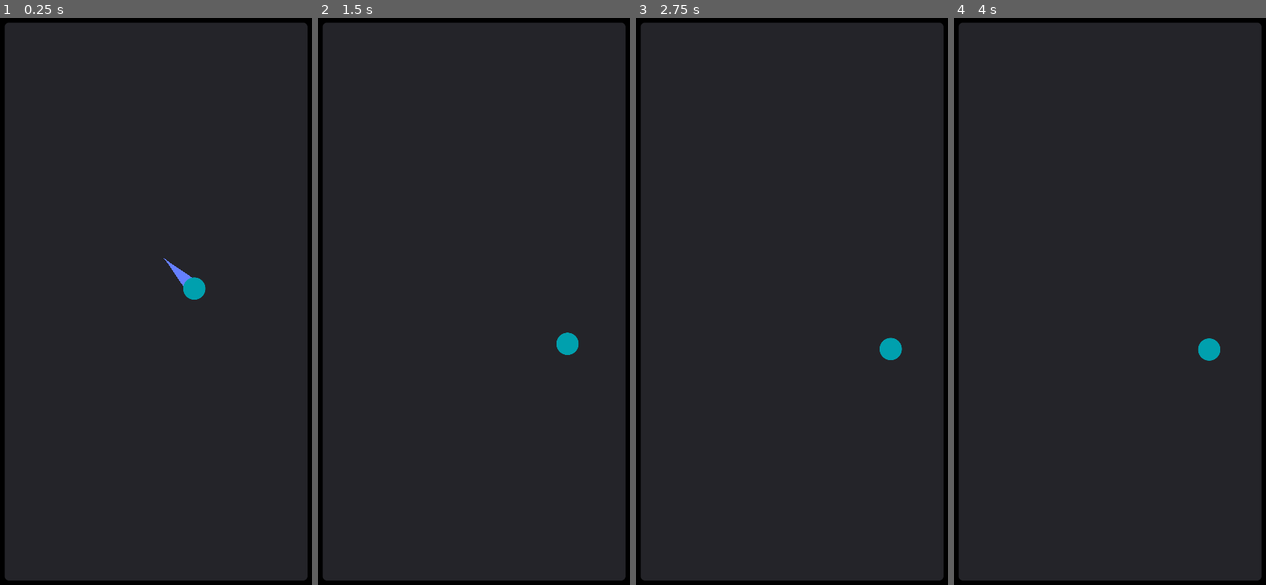
Above: before the commit, frames 1-4 (left to right).
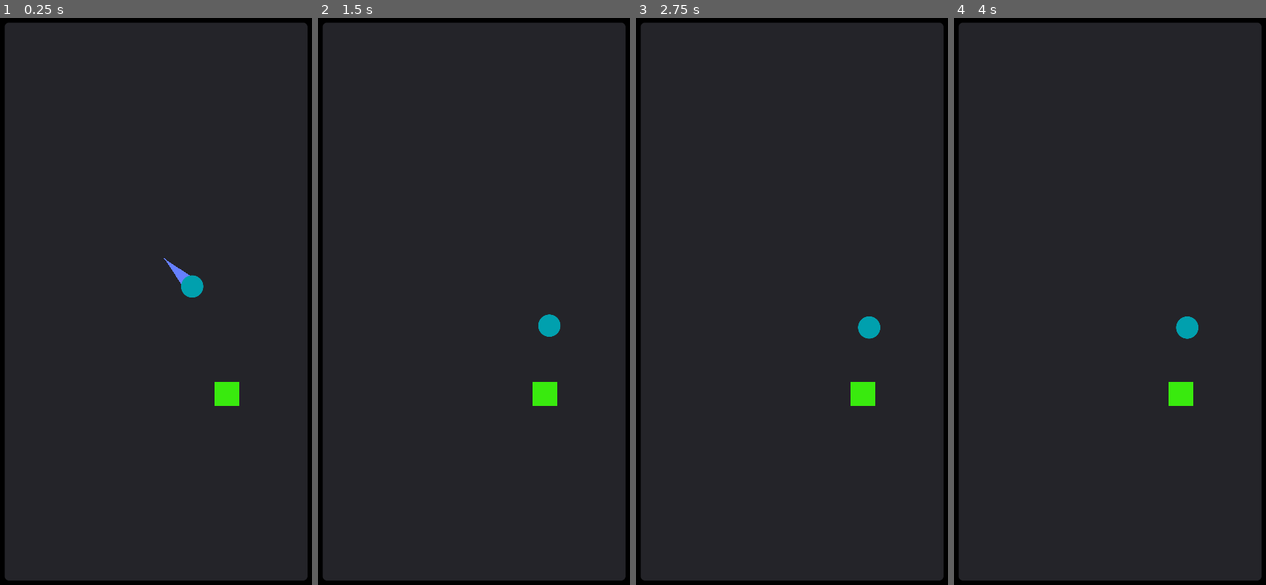
Above: after the commit, the same moments.

Repository: Ryan-Mirch/Dash-Madness
Game: Godot game, scene res://Game.tscn
Two runs of this game, one before a commit and one after it. Both use one fixed random seed, a clock stepped at 60 frames per second and the inputs below.
Inputs:
- Up to frame 1 (0.25 s): no input
- Up to frame 2 (1.5 s): no input
- Up to frame 3 (2.75 s): no input
- Up to frame 4 (4 s): tap Enter at 2.75 s; tap Space at 3.5 s

The runs differ from the first frame. In frame 1, 0.4% of the frame differs, in the area x 52-77%, y 42-69%; in frame 2, 0.8%; in frame 3, 0.8%, in the area x 68-86%, y 52-69%; in frame 4, 0.8%.

Commit message:
pickup can be picked up and respawns

Diff:
--- /dev/null
+++ b/Game Objects/Point Pickup.tscn
@@ -0,0 +1,43 @@
+[gd_scene load_steps=2 format=2]
+
+[sub_resource type="GDScript" id=1]
+script/source = "extends Area2D
+
+
+# Declare member variables here. Examples:
+# var a = 2
+# var b = \"text\"
+
+# Called when the node enters the scene tree for the first time.
+func _ready():
+	pass # Replace with function body.
+
+
+# Called every frame. 'delta' is the elapsed time since the previous frame.
+#func _process(delta):
+#	pass
+
+
+func _on_Point_Pickup_body_entered(body):
+	if body.name == \"Player\":
+		collected()
+
+
+func collected():
+	Data.PointPickupManager.spawn()
+	queue_free()
+"
+
+[node name="Point Pickup" type="Area2D"]
+scale = Vector2( 1.09211, 1.07362 )
+script = SubResource( 1 )
+
+[node name="Polygon2D" type="Polygon2D" parent="."]
+color = Color( 0.227451, 0.921569, 0.0588235, 1 )
+polygon = PoolVector2Array( 0, 0, 0, 50, 50, 50, 50, 0 )
+
+[node name="CollisionPolygon2D" type="CollisionPolygon2D" parent="."]
+position = Vector2( -5.70052, -5.86323 )
+scale = Vector2( 1.24982, 1.24982 )
+polygon = PoolVector2Array( 0, 0, 0, 50, 50, 50, 50, 0 )
+[connection signal="body_entered" from="." to="." method="_on_Point_Pickup_body_entered"]
--- a/Game.tscn
+++ b/Game.tscn
@@ -1,23 +1,67 @@
-[gd_scene load_steps=10 format=2]
+[gd_scene load_steps=14 format=2]
 
 [ext_resource path="res://images/background.png" type="Texture" id=1]
 [ext_resource path="res://images/Player.png" type="Texture" id=2]
 [ext_resource path="res://images/Arrow.png" type="Texture" id=3]
-
-[sub_resource type="RectangleShape2D" id=1]
-extents = Vector2( 26.1128, 5729.07 )
-
-[sub_resource type="RectangleShape2D" id=2]
-extents = Vector2( 26.1128, 9902.61 )
-
-[sub_resource type="GDScript" id=3]
-script/source = "extends KinematicBody2D
+[ext_resource path="res://Game Objects/Point Pickup.tscn" type="PackedScene" id=4]
+
+[sub_resource type="GDScript" id=10]
+script/source = "extends Control
 
 
 # Declare member variables here. Examples:
 # var a = 2
 # var b = \"text\"
 
+
+# Called when the node enters the scene tree for the first time.
+func _ready():
+	Data.GameScene = self
+
+
+# Called every frame. 'delta' is the elapsed time since the previous frame.
+#func _process(delta):
+#	pass
+"
+
+[sub_resource type="GDScript" id=9]
+script/source = "extends Control
+
+
+# Declare member variables here. Examples:
+# var a = 2
+# var b = \"text\"
+
+
+# Called when the node enters the scene tree for the first time.
+func _ready():
+	pass
+
+
+# Called every frame. 'delta' is the elapsed time since the previous frame.
+#func _process(delta):
+#	pass
+
+
+func _on_Arena_resized():
+	Data.ArenaWidth = rect_size.x
+	Data.ArenaHeight = rect_size.y
+"
+
+[sub_resource type="RectangleShape2D" id=1]
+extents = Vector2( 26.1128, 5729.07 )
+
+[sub_resource type="RectangleShape2D" id=2]
+extents = Vector2( 26.1128, 9902.61 )
+
+[sub_resource type="GDScript" id=3]
+script/source = "extends KinematicBody2D
+
+
+# Declare member variables here. Examples:
+# var a = 2
+# var b = \"text\"
+
 var velocity = Vector2(400,400)
 enum {RELEASED, PRESSED}
 var pressedState = RELEASED
@@ -26,14 +70,16 @@
 var releasedPos : Vector2
 var holdPos : Vector2
 
-export(float, 0, 0.5) var Deceleration = 0.05
-export(float, 5, 20) var DashStrength = 2
+export(float, 0, 0.1) var deceleration = 0.05
+export(float, 5, 100) var dashSensitivity = 2
+export(float, 100, 1000) var maxDragLength = 500
 
 onready var arrow = $\"CollisionShape2D/Pivot/Arrow\"
 onready var arrowPivot = $\"CollisionShape2D/Pivot\"
 
 # Called when the node enters the scene tree for the first time.
 func _ready():
+	Data.Player = self
 	updateArrowVisibility()
 
 
@@ -46,7 +92,7 @@
 	if collision_info:
 		velocity = velocity.bounce(collision_info.normal)
 
-	velocity = velocity.linear_interpolate(Vector2(0,0), Deceleration)
+	velocity = velocity.linear_interpolate(Vector2(0,0), deceleration)
 
 
 
@@ -54,7 +100,9 @@
 
 
 	if pressedState == PRESSED:
-		holdPos = event.position
+		if event.position != Vector2(0,0):
+			holdPos = event.position
+
 		changeArrowLength()
 		changeArrowDirection()
 
@@ -69,13 +117,15 @@
 		releasedPos = event.position
 		print(\"released at: \" + str(releasedPos))
 		pressedState = RELEASED
-		velocity = (pressedPos - releasedPos) * -1 * DashStrength
+		updateVelocity()
 		updateArrowVisibility()
 
+func getPower():
+	return clamp(pressedPos.distance_to(holdPos),0, maxDragLength)
 
 func changeArrowLength():
-	arrow.rect_size.y = 100 + pressedPos.distance_to(holdPos)
-	arrow.rect_position.x = -50 + pressedPos.distance_to(holdPos)
+	arrow.rect_size.y = 100 + getPower()
+	arrow.rect_position.x = -50 + getPower()
 
 func changeArrowDirection():
 	var dashDirection = pressedPos.direction_to(holdPos)
@@ -84,6 +134,9 @@
 
 func updateArrowVisibility():
 	arrow.visible = (pressedState == PRESSED)
+
+func updateVelocity():
+	velocity = (pressedPos - releasedPos).normalized() * -1 * dashSensitivity * getPower()
 "
 
 [sub_resource type="CircleShape2D" id=4]
@@ -110,10 +163,45 @@
 		remove_point(0)
 "
 
-[node name="Root" type="Control"]
+[sub_resource type="GDScript" id=8]
+script/source = "extends Node
+
+
+# Declare member variables here. Examples:
+# var a = 2
+# var b = \"text\"
+
+export(float,0,500) var edgePadding
+
+var pointPickup = preload(\"res://Game Objects/Point Pickup.tscn\")
+var rng = RandomNumberGenerator.new()
+
+# Called when the node enters the scene tree for the first time.
+func _ready():
+	Data.PointPickupManager = self
+
+
+# Called every frame. 'delta' is the elapsed time since the previous frame.
+#func _process(delta):
+#	pass
+
+func spawn():
+	var instance = pointPickup.instance()
+	instance.position = generateRandomPos()
+	Data.GameScene.add_child(instance)
+
+func generateRandomPos():
+	rng.randomize()
+	var x = rng.randf_range(0 + edgePadding, Data.ArenaWidth - edgePadding)
+	var y = rng.randf_range(0 + edgePadding, Data.ArenaHeight - edgePadding)
+	return Vector2(x,y)
+"
+
+[node name="Game Scene" type="Control"]
 anchor_right = 1.0
 anchor_bottom = 1.0
 mouse_filter = 2
+script = SubResource( 10 )
 __meta__ = {
 "_edit_lock_": true,
 "_edit_use_anchors_": false
@@ -122,6 +210,7 @@
 [node name="Arena" type="Control" parent="."]
 anchor_right = 1.0
 anchor_bottom = 1.0
+script = SubResource( 9 )
 __meta__ = {
 "_edit_lock_": true,
 "_edit_use_anchors_": false
@@ -211,8 +300,8 @@
 scale = Vector2( 0.5, 0.5 )
 input_pickable = true
 script = SubResource( 3 )
-Deceleration = 0.031
-DashStrength = 10.0
+deceleration = 0.04
+dashSensitivity = 21.0
 
 [node name="CollisionShape2D" type="CollisionShape2D" parent="Player"]
 shape = SubResource( 4 )
@@ -245,3 +334,11 @@
 __meta__ = {
 "_edit_use_anchors_": false
 }
+
+[node name="Point Pickup Manager" type="Node" parent="."]
+script = SubResource( 8 )
+edgePadding = 95.0
+
+[node name="Point Pickup" parent="." instance=ExtResource( 4 )]
+position = Vector2( 488.994, 817.24 )
+[connection signal="resized" from="Arena" to="Arena" method="_on_Arena_resized"]
--- /dev/null
+++ b/Singletons/Data.gd
@@ -0,0 +1,21 @@
+extends Node
+
+
+# Declare member variables here. Examples:
+# var a = 2
+# var b = "text
+var Player
+var ArenaWidth
+var ArenaHeight
+var GameScene
+var PointPickupManager
+
+
+# Called when the node enters the scene tree for the first time.
+func _ready():
+	pass # Replace with function body.
+
+
+# Called every frame. 'delta' is the elapsed time since the previous frame.
+#func _process(delta):
+#	pass
--- a/project.godot
+++ b/project.godot
@@ -20,6 +20,10 @@
 boot_splash/image="res://images/splash.png"
 boot_splash/bg_color=Color( 0.12549, 0.145098, 0.192157, 1 )
 config/icon="res://icon.png"
+
+[autoload]
+
+Data="*res://Singletons/Data.gd"
 
 [display]
 
